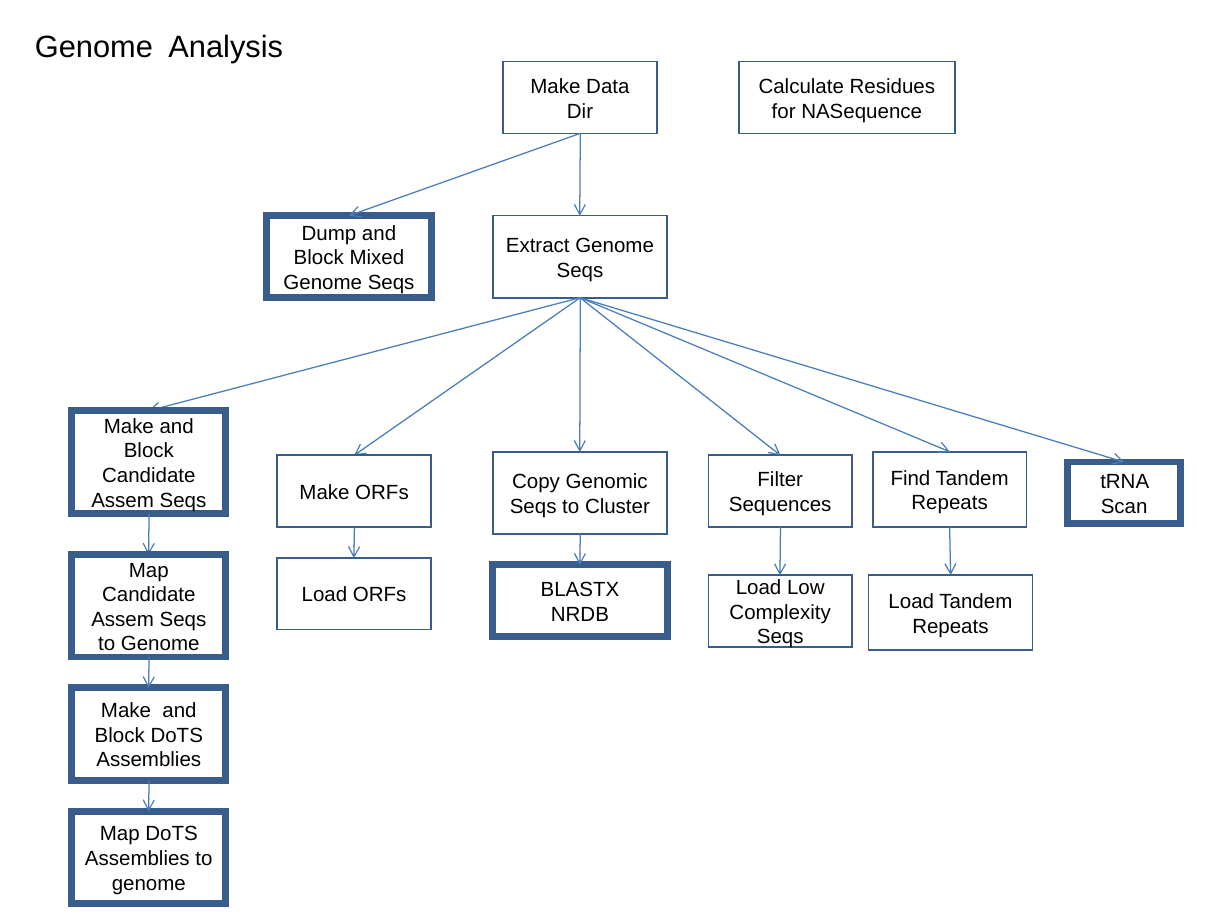
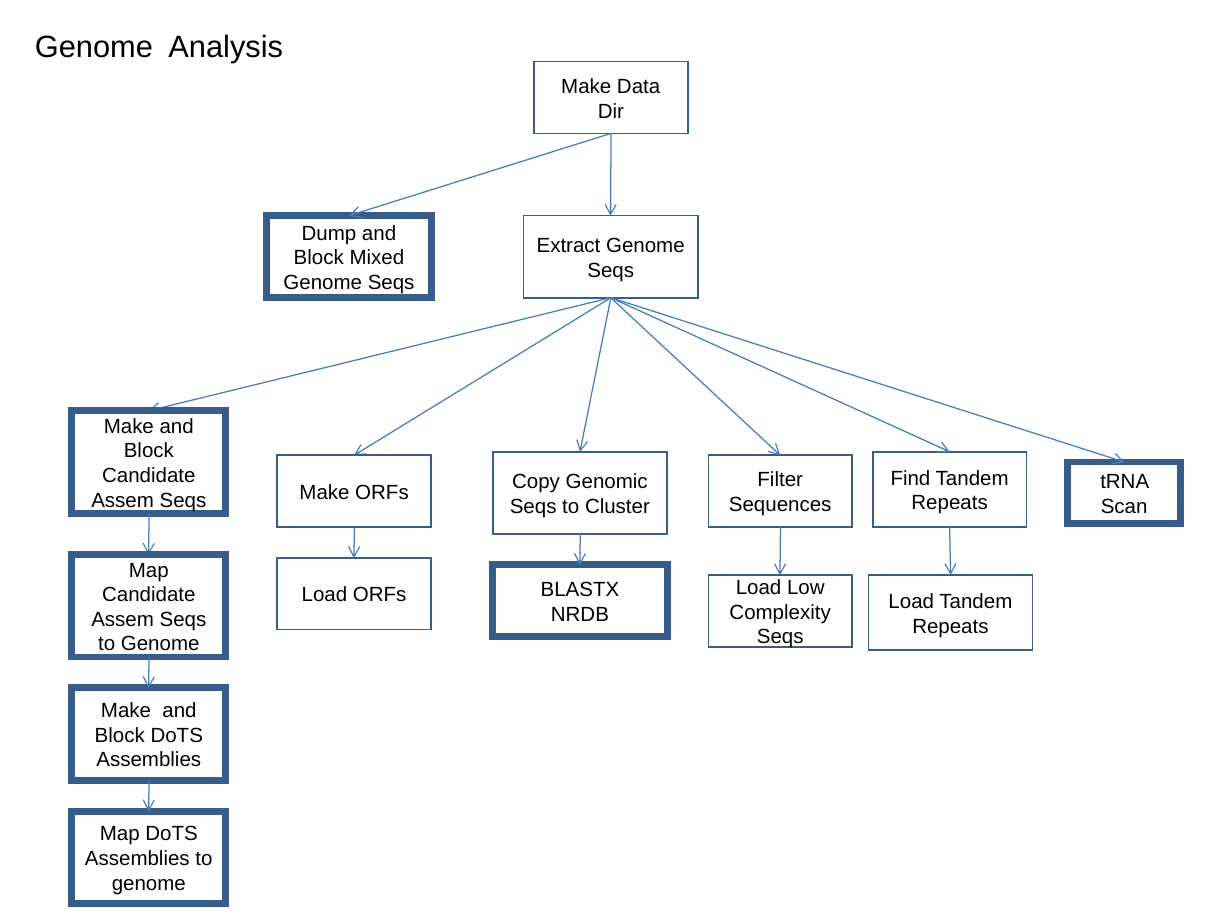
Before and after one commit to VEuPathDB/ApiCommonData, a slide deck: slide 4 of Load/doc/workflow/AnalysisWorkflow.ppt. Drawn at 1232x924 pixels with LibreOffice and Linux fonts; fonts in the diff are those of the drawing. Boxes give left, top, right and bottom in pixels: in the first picture for what was removed or moved away, otherwise in the second. Text is boxed around its words. In the diff, an @@ line names an element or a change of style, - is before the commit and + after.

```diff
--- a/Load/doc/workflow/AnalysisWorkflow.ppt
+++ b/Load/doc/workflow/AnalysisWorkflow.ppt
@@ rectangle removed at <box>739,62,955,133</box> @@
-Calculate Residues for NASequence
@@ arrow moved from (580, 133) - (349, 216) to (611, 133) - (349, 216) @@
@@ 2 rectangles, 1 arrow: place and size @@
-2 rectangles, 1 arrow at <box>493,62,668,298</box>
+2 rectangles, 1 arrow at <box>524,62,699,298</box>
@@ arrow moved from (580, 298) - (149, 410) to (611, 298) - (149, 410) @@
@@ arrow moved from (580, 298) - (354, 456) to (611, 298) - (354, 456) @@
@@ arrow moved from (580, 298) - (580, 452) to (611, 298) - (580, 452) @@
@@ arrow moved from (580, 298) - (1124, 462) to (611, 298) - (1125, 462) @@
@@ arrow moved from (580, 298) - (950, 452) to (611, 298) - (950, 452) @@
@@ arrow moved from (580, 298) - (780, 456) to (611, 298) - (780, 456) @@
```
Also in this commit, not shown: 2 other slides changed.
